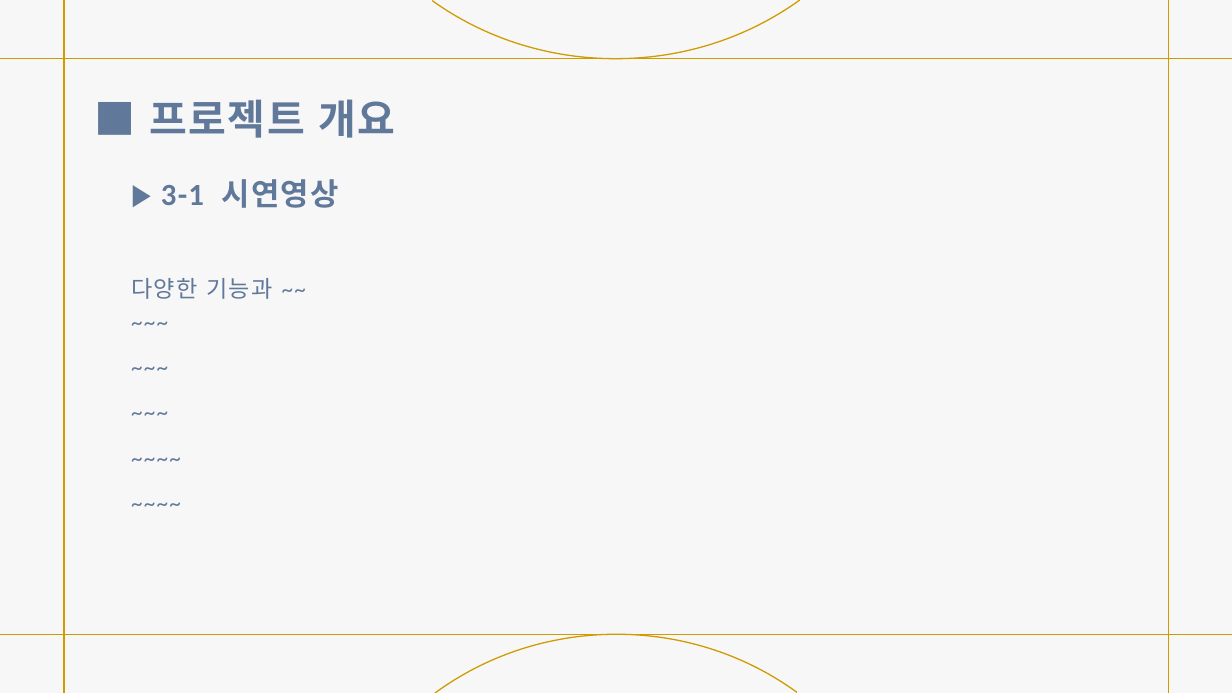
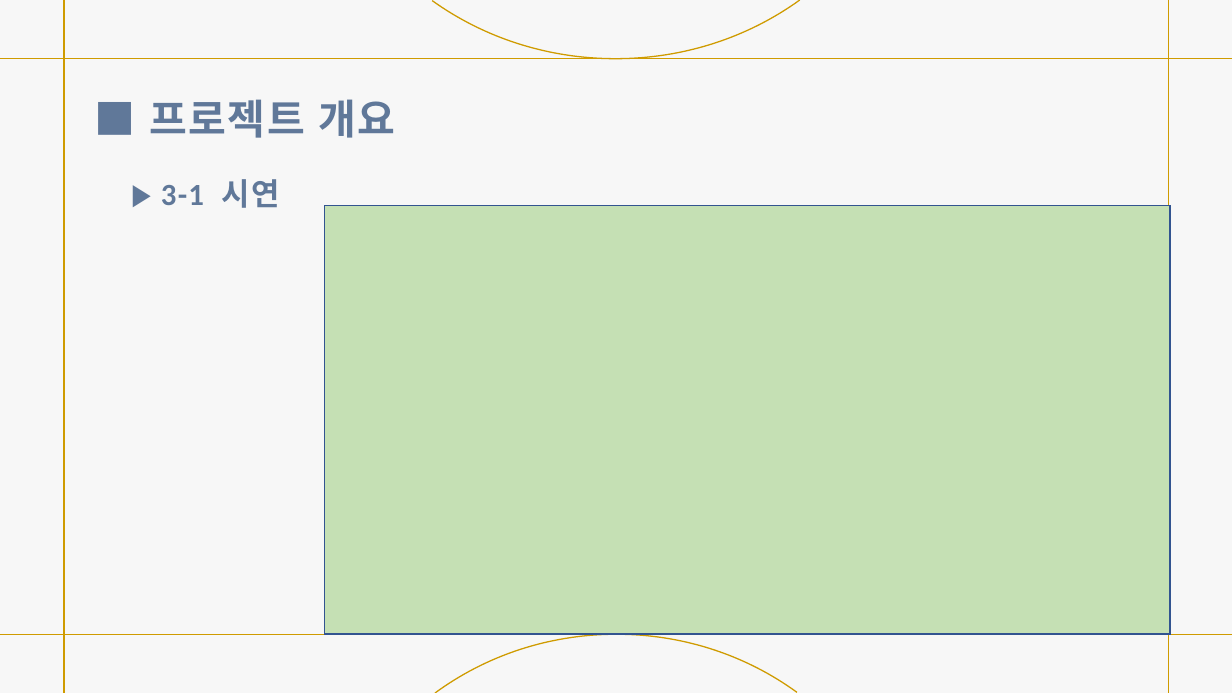
Before and after one commit to JJacking/projectUpdate, a slide deck: slide 7 of 경매 사이트 제작.pptx (slide 8 before the commit). Drawn at 1232x693 pixels with LibreOffice and Linux fonts; fonts in the diff are those of the drawing. Boxes give left, top, right and bottom in pixels: in the first picture for what was removed or moved away, otherwise in the second. Text is boxed around its words. In the diff, an @@ line names an element or a change of style, - is before the commit and + after.

```diff
--- a/경매 사이트 제작.pptx
+++ b/경매 사이트 제작.pptx
@@ text at bbox=[161, 179, 280, 208]: text changed; size 18 to 24 pt; bold on @@
-▶ 3-1 시연영상
-다양한 기능과 ~~
-~~~
-~~~
-~~~
-~~~~
-~~~~
+▶ 3-1 시연
@@ rectangle added at bbox=[324, 206, 1170, 635], fill #C5E0B4, outline #325491 1 pt @@
```
Also in this commit, not shown: 9 other slides changed, 7 slides added.
